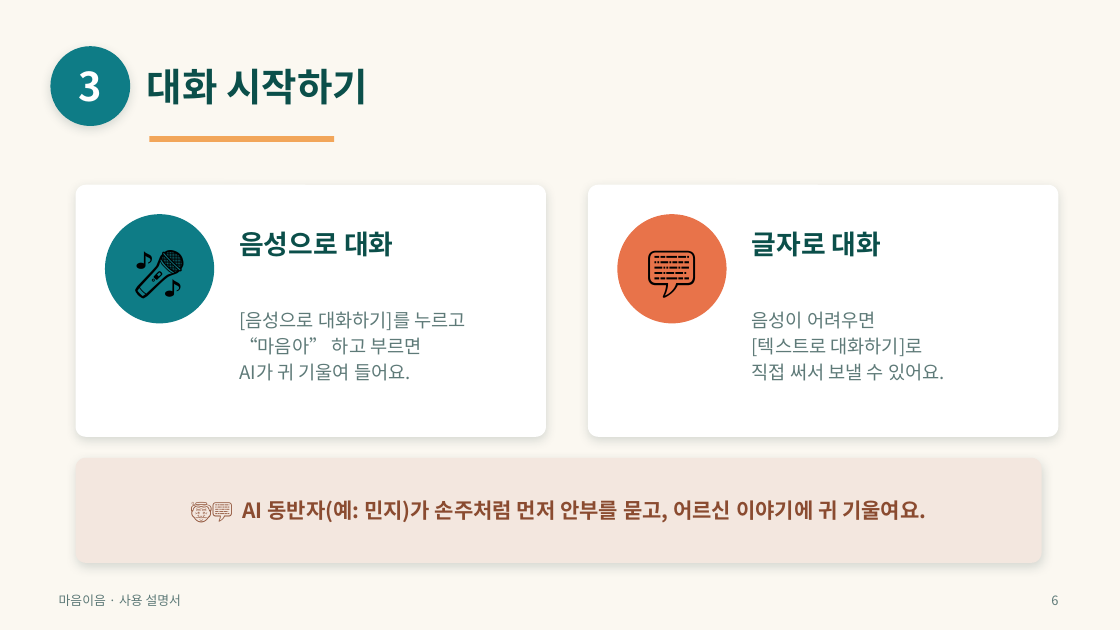
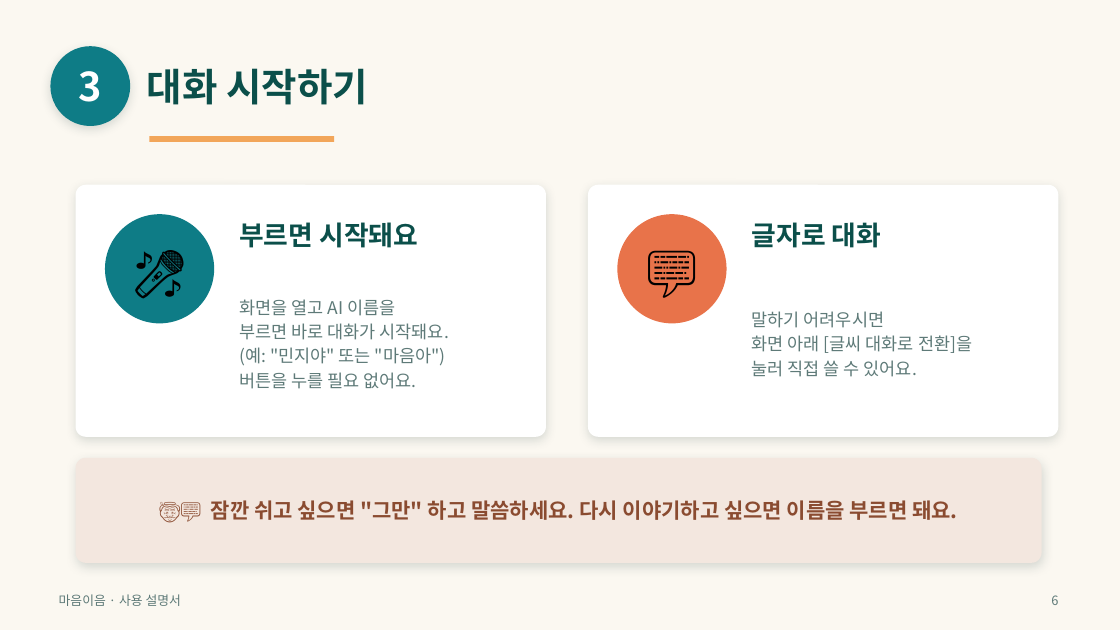
Before and after one commit to satoshisong01/maeum-ieu, a slide deck: slide 6 of docs/마음이음_사용설명서.pptx. Drawn at 1120x630 pixels with LibreOffice and Linux fonts; fonts in the diff are those of the drawing. Boxes give left, top, right and bottom in pixels: in the first picture for what was removed or moved away, otherwise in the second. Text is boxed around its words. In the diff, an @@ line names an element or a change of style, - is before the commit and + after.

Commit message:
docs(pilot): 사용설명서 슬라이드6 갱신 — 음성 기본 모드(0탭 시작) 반영
배포된 새 흐름(5b6bcaf)에 맞게: "[음성으로 대화하기] 버튼 누르고 마음아" →
"화면 열고 AI 이름을 부르면 바로 시작(민지야/마음아), 버튼 불필요".
글자 대화는 [글씨 대화로 전환] 안내, 하단 배너에 "그만"→쉬기·이름 부르면 재개 추가.
팁 슬라이드 문구도 실제 UI와 일치하게 정정. 시각 QA(6·11) 통과.

```diff
--- a/docs/마음이음_사용설명서.pptx
+++ b/docs/마음이음_사용설명서.pptx
@@ text "글자로 대화": place and size @@
-text "글자로 대화" at [752,231,881,257]
+text "글자로 대화" at [752,222,881,248]
@@ text at [239,222,418,248]: text changed @@
-음성으로 대화
+부르면 시작돼요
@@ text at [239,299,449,389]: text changed; size 16 to 15 pt @@
-[음성으로 대화하기]를 누르고
-“마음아” 하고 부르면
-AI가 귀 기울여 들어요.
+화면을 열고 AI 이름을
+부르면 바로 대화가 시작돼요.
+(예: "민지야" 또는 "마음아")
+버튼을 누를 필요 없어요.
@@ text at [752,311,972,377]: text changed; size 16 to 15 pt @@
-음성이 어려우면
-[텍스트로 대화하기]로
-직접 써서 보낼 수 있어요.
+말하기 어려우시면
+화면 아래 [글씨 대화로 전환]을
+눌러 직접 쓸 수 있어요.
@@ text at [211,500,957,520]: text changed @@
-👵💬 AI 동반자(예: 민지)가 손주처럼 먼저 안부를 묻고, 어르신 이야기에 귀 기울여요.
+👵💬 잠깐 쉬고 싶으면 "그만" 하고 말씀하세요. 다시 이야기하고 싶으면 이름을 부르면 돼요.
```
Also in this commit, not shown: 2 other slides changed.
